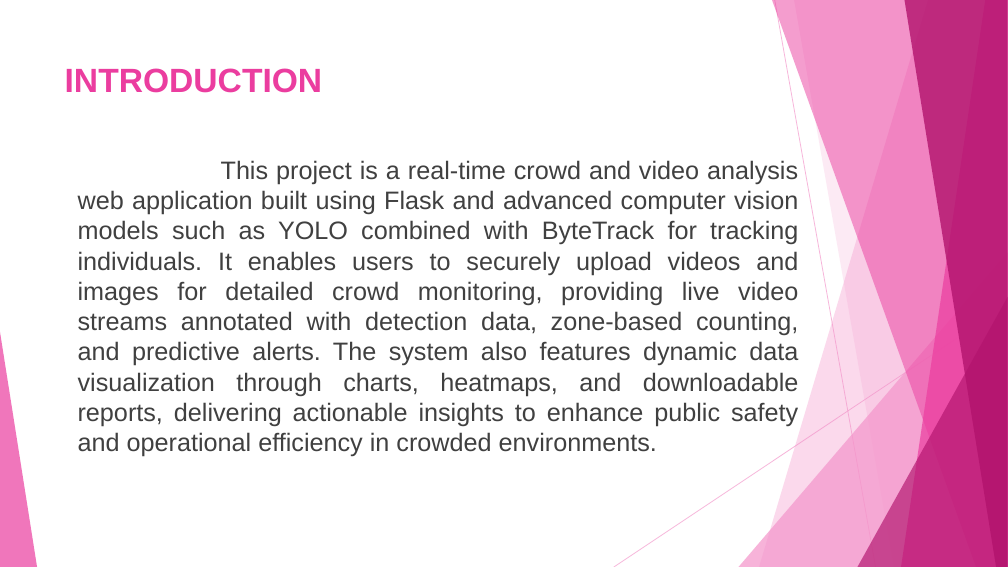
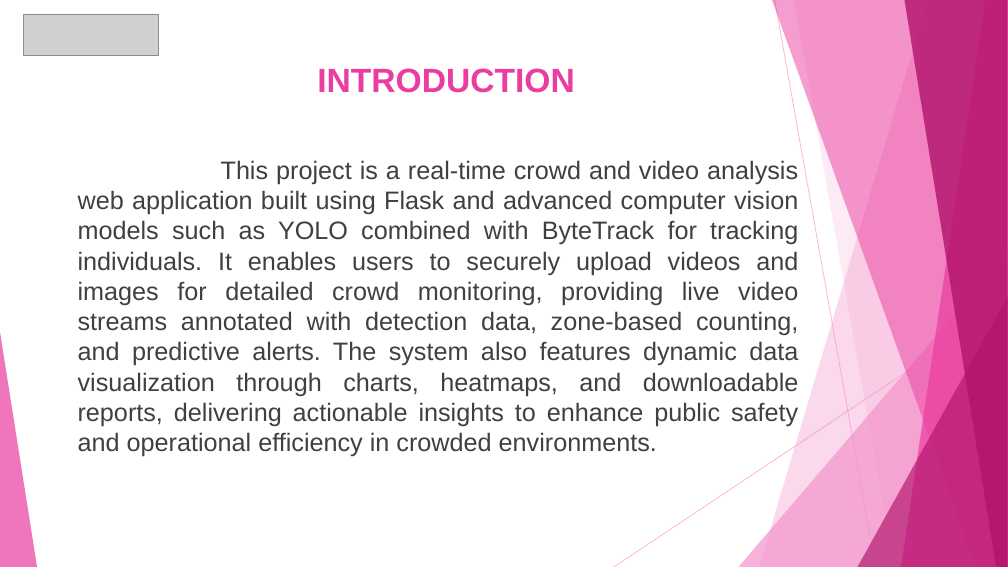
Before and after one commit to ShantaAngadageri/Infosys_Crowdcount_October2025_Shanta_Angadageri, a slide deck: slide 3 of crowd_count_ppt (2).pptx. Drawn at 1008x567 pixels with LibreOffice and Linux fonts; fonts in the diff are those of the drawing; grey boxes stand for pictures. Boxes give left, top, right and bottom in pixels: in the first picture for what was removed or moved away, otherwise in the second. Text is boxed around its words. In the diff, an @@ line names an element or a change of style, - is before the commit and + after.

```diff
--- a/crowd_count_ppt (2).pptx
+++ b/crowd_count_ppt (2).pptx
@@ picture added at (23, 14, 159, 55) @@
@@ title "INTRODUCTION" at (317, 68, 575, 93): alignment left to centre @@
```
Also in this commit, not shown: 16 other slides changed, 1 slide removed, 1 other file.
